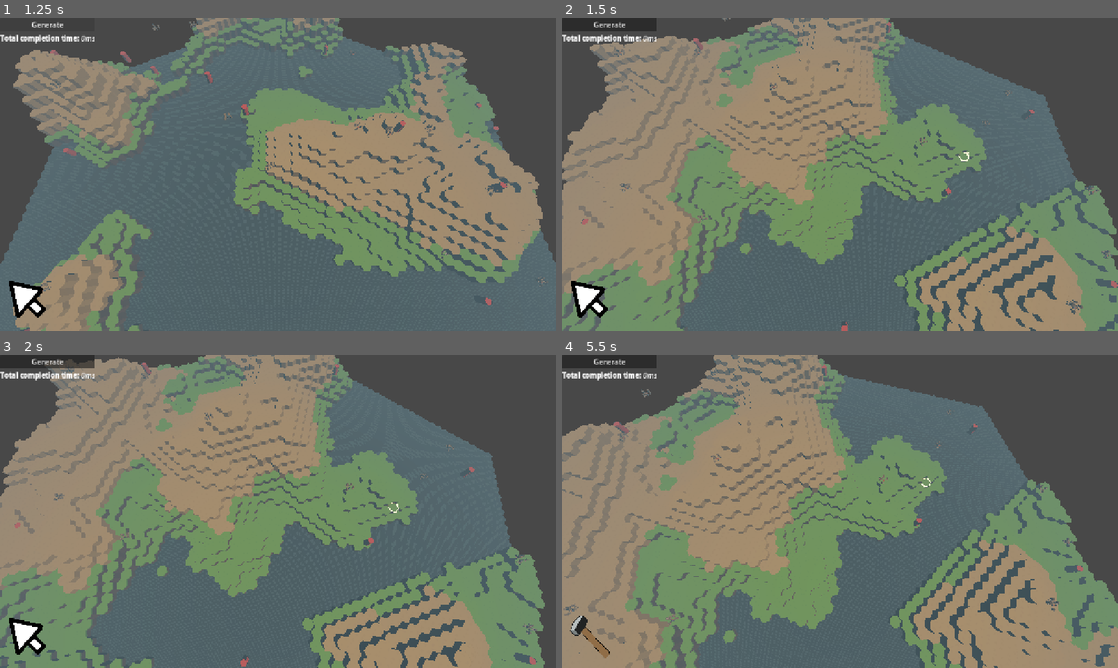
Above: before the commit, frames 1-4 (two rows, left to right).
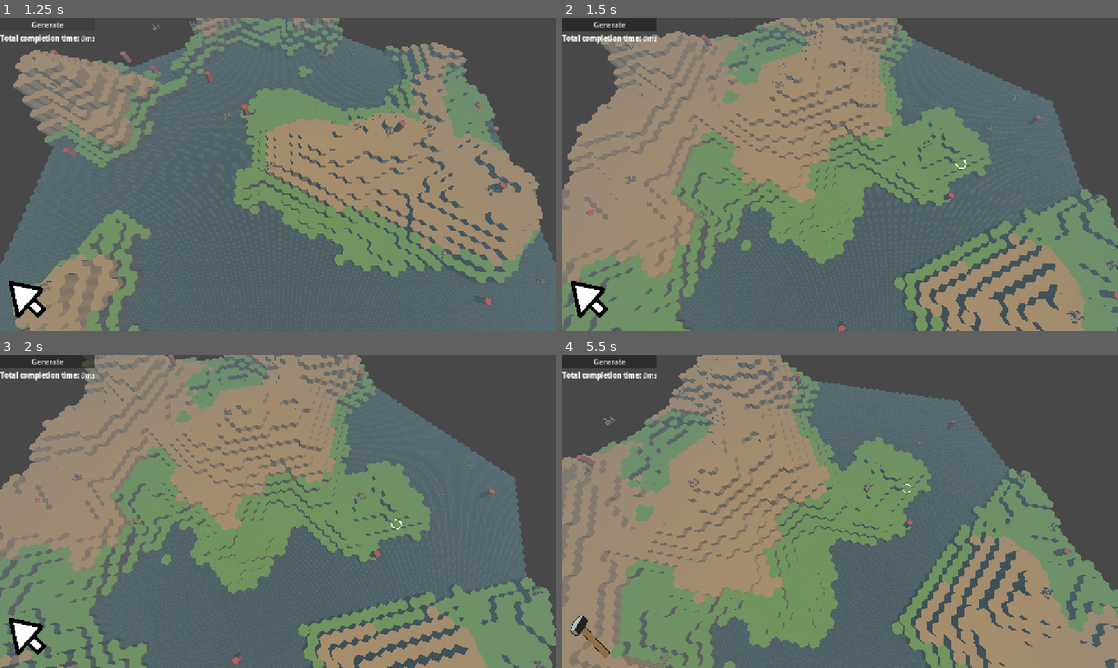
Above: after the commit, the same moments.

Repository: forzinkahd/HexaKingdomGameRepo
Game: Godot game, scene res://Scenes/GameScene.tscn
The game is run twice, just before and just after one commit, with the same random seed, the same clock (stepped at 60 frames per second) and the same inputs.
Inputs (mouse positions are in pixels of both pictures, inside the frame that each line leads up to):
- Up to frame 1 (1.25 s): click "Generate" at 0.5 s
- Up to frame 2 (1.5 s): tap Enter at 1.25 s; move the mouse to (962, 158) at 1.27 s; hold D (MoveRight) from 1.28 s (still down); hold Q (RotateCameraLeft) from 1.28 s (still down); click (962, 158) at 1.42 s
- Up to frame 3 (2 s): keep holding D (MoveRight); keep holding Q (RotateCameraLeft); tap E (RotateCameraRight) at 1.55 s
- Up to frame 4 (5.5 s): move the mouse to (728, 527) at 2.02 s; release D (MoveRight) at 2.03 s; release Q (RotateCameraLeft) at 2.03 s; hold S (MoveBackwards) 2.03-2.78 s; tap E (RotateCameraRight) at 2.1 s; tap Q (RotateCameraLeft) at 2.3, 3.8, 5.1 s; move the mouse to (895, 442) at 2.77 s; hold D (MoveRight) 2.78-3.53 s; hold E (RotateCameraRight) 2.78-3.53 s; tap 2 (Build) at 2.85 s; move the mouse to (812, 574) at 3.52 s; hold W (MoveForward) 3.53-4.28 s; click (812, 574) at 3.6 s; move the mouse to (1006, 558) at 4.27 s; hold E (RotateCameraRight) 4.28-5.03 s; hold A (MoveLeft) from 4.28 s (still down); right-click (1006, 558) at 4.35 s; move the mouse to (673, 464) at 5.02 s

Frame 1 is identical in both runs. In frame 2, 18% of the frame differs, in the area x 0-100%, y 0-100%; in frame 3, 27%; in frame 4, 28%.

Commit message:
Update camera script for faster movement

Diff:
--- a/scripts/camera_script.gd
+++ b/scripts/camera_script.gd
@@ -1,7 +1,7 @@
 extends Camera3D
 
 @export_category("Movement")
-@export var movespeed = 8
+@export var movespeed = 12
 @export var zoomspeed = 2
 @export var zoom = Vector2(25.0, 90.0)
 @export var height = Vector2(0, 40)
@@ -33,9 +33,9 @@
 		move_vector += parent.transform.basis.x
 	## Rotation
 	if Input.is_action_pressed("RotateCameraLeft"):
-		parent.rotate(Vector3.UP, 0.005)
+		parent.rotate(Vector3.UP, 0.008)
 	if Input.is_action_pressed("RotateCameraRight"):
-		parent.rotate(Vector3.UP, -0.005)
+		parent.rotate(Vector3.UP, -0.008)
 	## Apply movement & rotation
 	if move_vector != Vector3.ZERO:
 		move_vector = move_vector.normalized() * movespeed * delta
